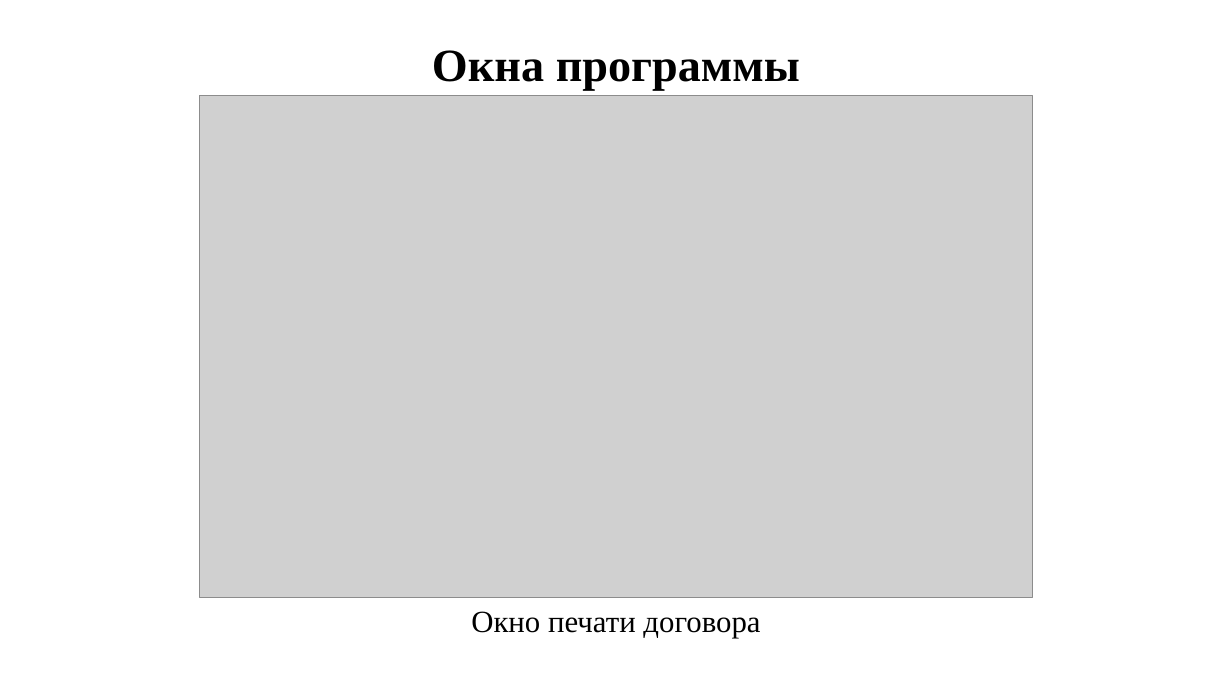
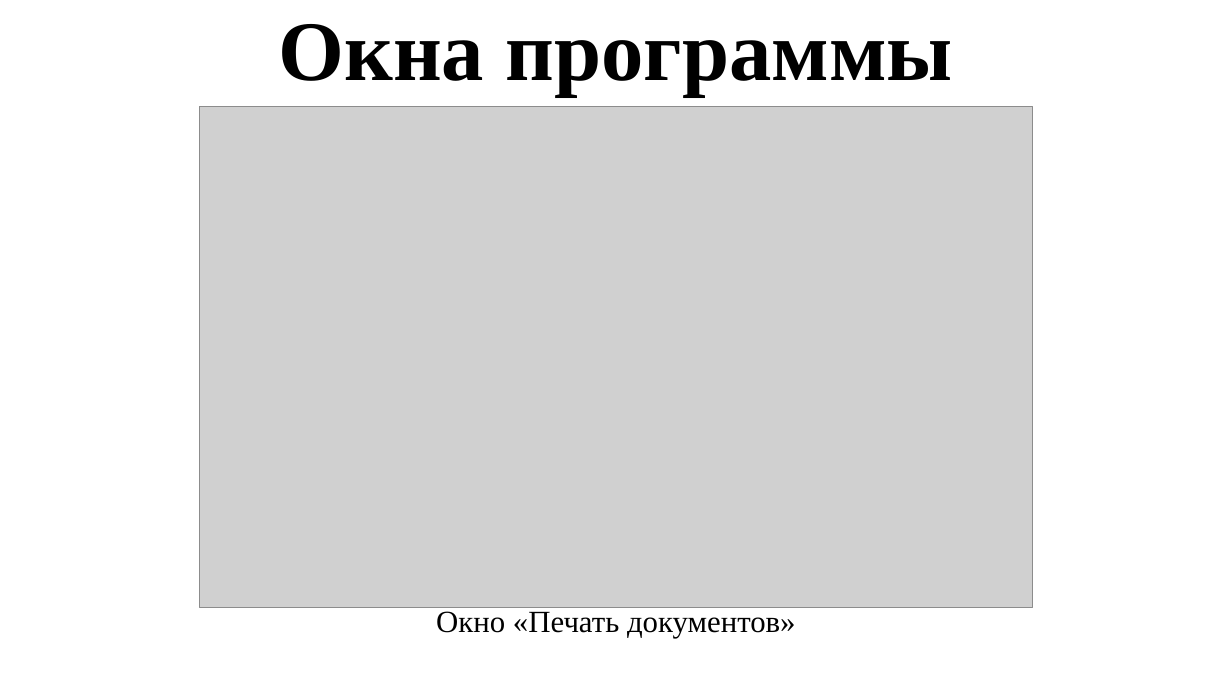
Before and after one commit to maldavan5916/VacTimeTP, a slide deck: slide 9 of Documentation/DIPLOM/Presentation.pptx. Drawn at 1232x693 pixels with LibreOffice and Linux fonts; fonts in the diff are those of the drawing; grey boxes stand for pictures. Boxes give left, top, right and bottom in pixels: in the first picture for what was removed or moved away, otherwise in the second. Text is boxed around its words. In the diff, an @@ line names an element or a change of style, - is before the commit and + after.

```diff
--- a/Documentation/DIPLOM/Presentation.pptx
+++ b/Documentation/DIPLOM/Presentation.pptx
@@ title "Окна программы" moved from (x1=432, y1=50, x2=800, y2=90) to (x1=279, y1=24, x2=952, y2=96) @@
@@ title "Окна программы" at (x1=279, y1=24, x2=952, y2=96): size 36 to 66 pt @@
@@ picture moved from (x1=200, y1=96, x2=1033, y2=597) to (x1=200, y1=106, x2=1033, y2=607) @@
@@ text at (x1=436, y1=611, x2=796, y2=638): text changed @@
-Окно печати договора
+Окно «Печать документов»
```
Also in this commit, not shown: 9 other slides changed, 2 slides added, 2 slides removed, 1 other file.
